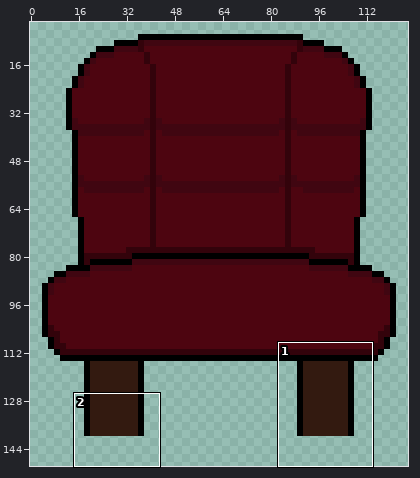
Sprite sheet: hackaton-game/public/assets/chair.png. The first picture is a wide view before the edit; the outline marks the close-up.
Close-up. Before the edit:
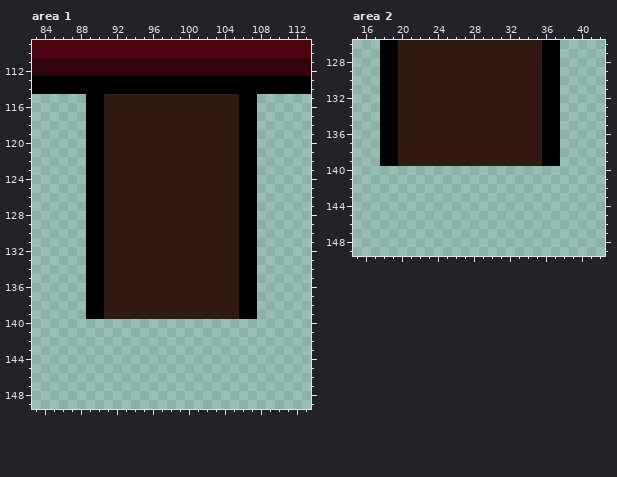
The file is 130x150 pixels. Shown: area 1: x 83..113, y 109..149; area 2: x 15..42, y 126..149. The wide view leaves out empty margins.
The result:
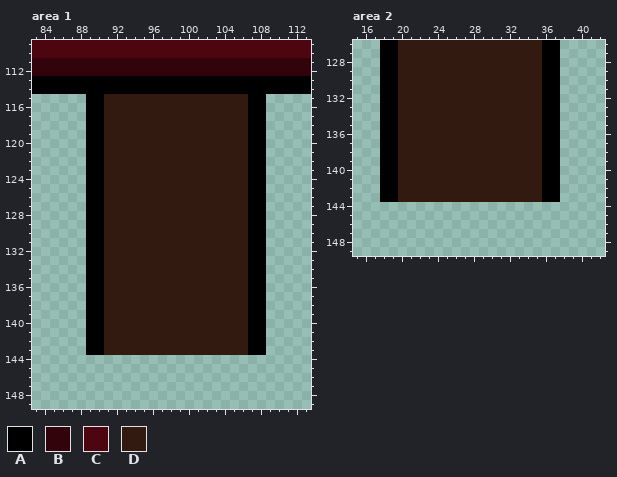
Palette (. is transparent): A #000000  B #33030b  C #4d0510  D #331a10
The exact change:
Area 1:
The author put colour A in rows 115 to 139 at x 108; in rows 140 to 143 at x 89 to 90 and 107 to 108.
The author put colour D in rows 140 to 143 at x 91 to 106.
Colour A becomes colour D in rows 115 to 139 at x 106.
Area 2:
The author put colour A in rows 140 to 143 at x 18 to 19 and 36 to 37.
The author put colour D in rows 140 to 143 at x 20 to 35.
Changed places in both close-ups, as pixel boxes (x1, y1, x2, y2):
changed: (86, 94, 266, 355)
added: (380, 166, 560, 202)
